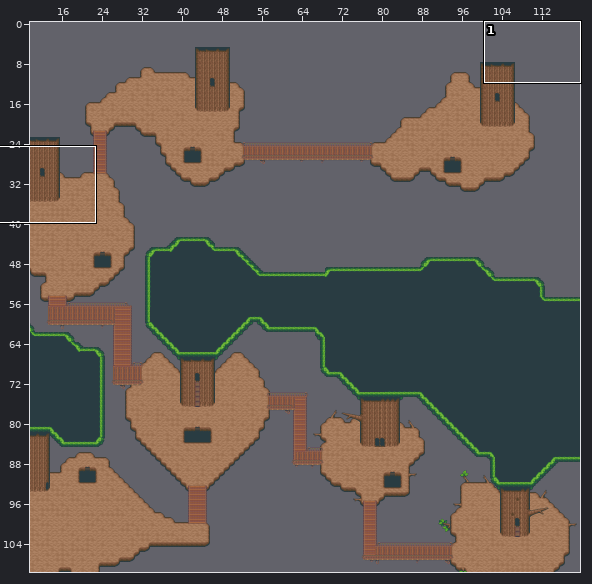
Tiled map: res/worlds/fyddnymed_canopy.tmx. The first picture is a wide view before the edit; the outline marks the close-up.
Close-up. Before the commit:
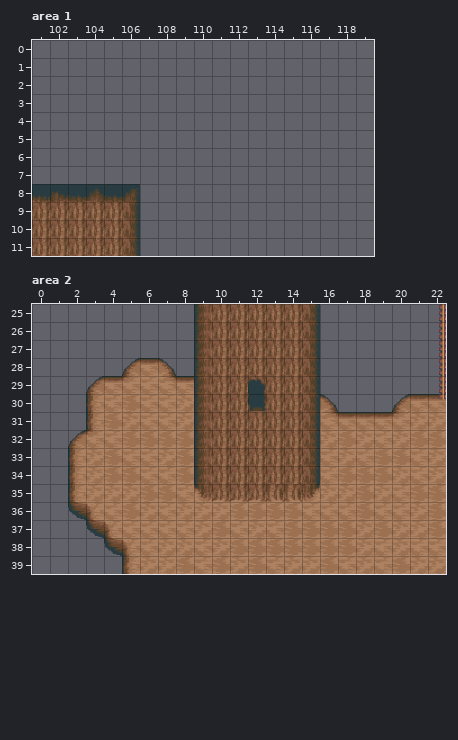
Cells are 32x32 px. Shown: area 1 x 101..119, y 0..11; area 2 x 0..22, y 25..39. The commit also changed other parts of the map, which this record leaves out.
Once edited:
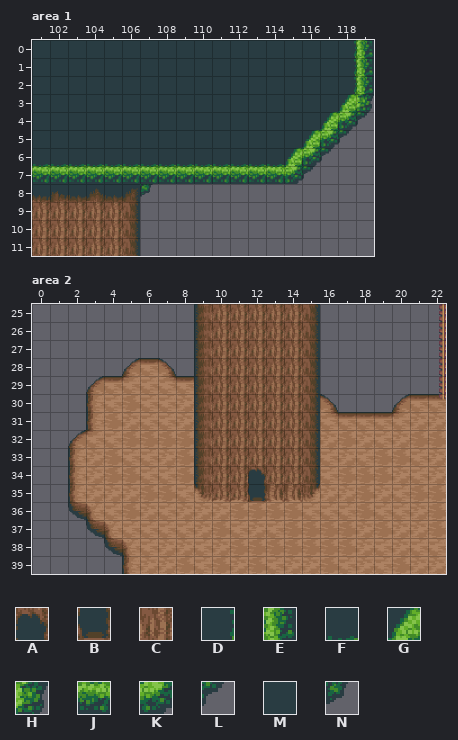
Key: from "giant_tree": A 42, B 76, C 105, D 156, E 157, F 189, G 190, H 191, J 223, K 224, L 225, M 257, N 258.
_ is an empty cell.
The exact change:
{"where": "layer \"Tile Layer 2\", area 1"}
{"y":0,"x":101,"old":"___________________","new":"MMMMMMMMMMMMMMMMMDE"}
{"y":1,"x":101,"old":"___________________","new":"MMMMMMMMMMMMMMMMMDE"}
{"y":2,"x":101,"old":"___________________","new":"MMMMMMMMMMMMMMMMMDE"}
{"y":3,"x":101,"old":"___________________","new":"MMMMMMMMMMMMMMMMMGH"}
{"y":4,"x":101,"old":"___________________","new":"MMMMMMMMMMMMMMMMGKL"}
{"y":5,"x":101,"old":"__________________","new":"MMMMMMMMMMMMMMMGKL"}
{"y":6,"x":101,"old":"_________________","new":"FFFFFFFFFFFFFFGKL"}
{"y":7,"x":101,"old":"________________","new":"JJJJJJJJJJJJJJKL"}
{"y":8,"x":107,"old":"_","new":"N"}
{"where": "layer \"Tile Layer 3\", area 2"}
{"y":29,"x":12,"old":"_","new":"C"}
{"y":30,"x":12,"old":"_","new":"C"}
{"y":34,"x":12,"old":"_","new":"A"}
{"y":35,"x":12,"old":"_","new":"B"}
{"label":"added","picture_box":[32,40,374,197]}
{"label":"added","picture_box":[248,376,266,412]}
{"label":"added","picture_box":[248,466,266,502]}
